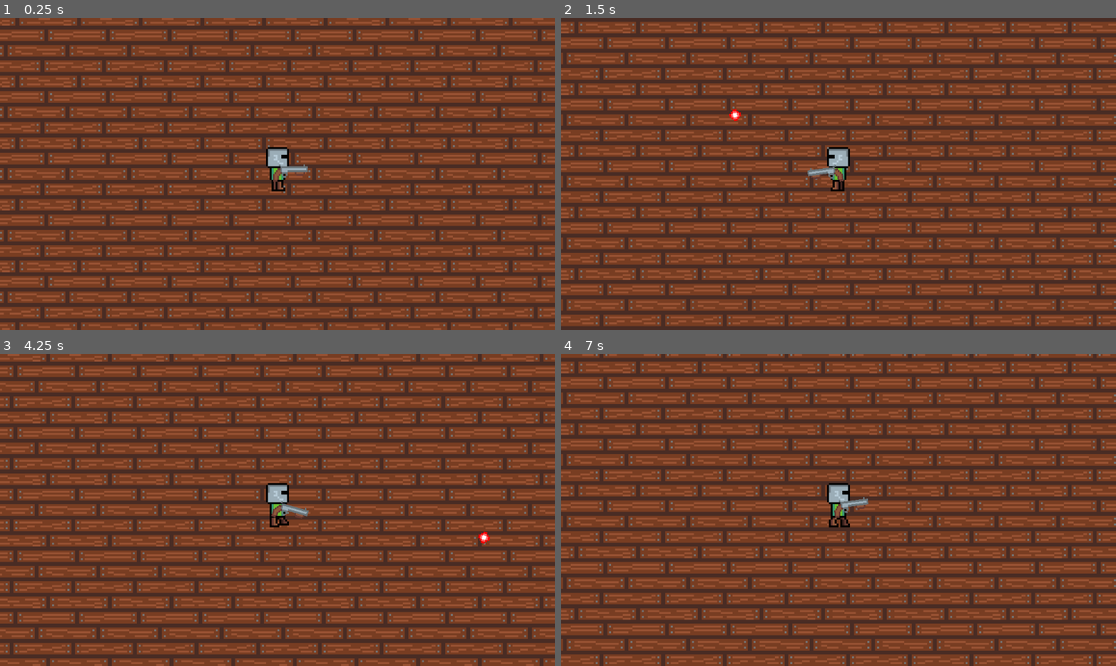
Above: before the commit, frames 1-4 (two rows, left to right).
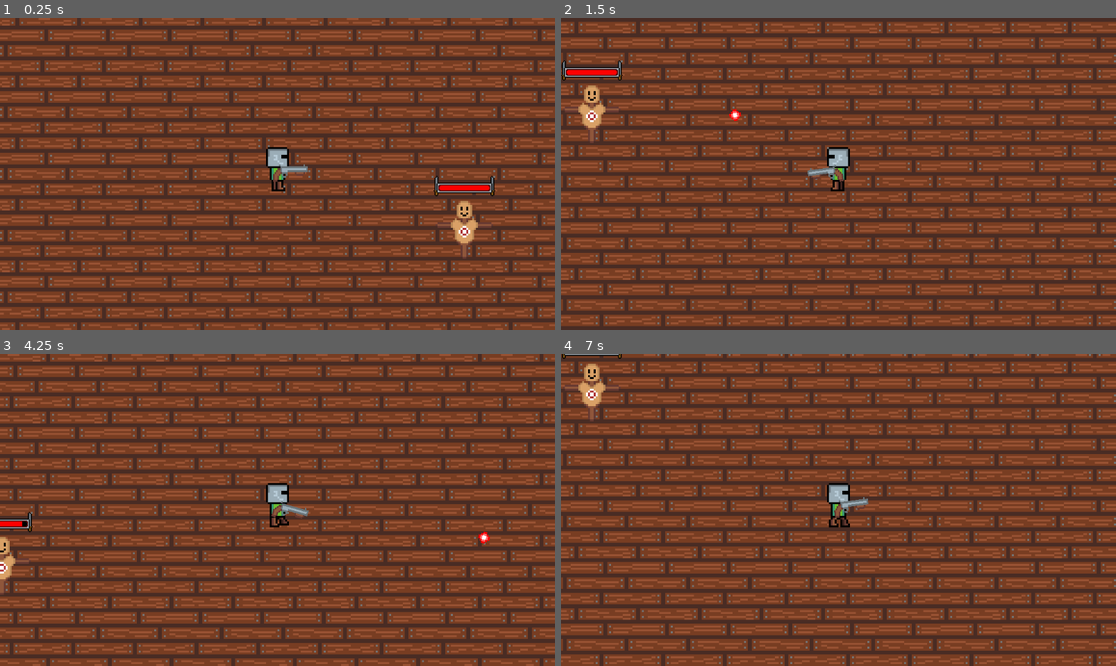
Above: after the commit, the same moments.

Repository: I-Sicarius-I/roguelike-top-down-game-remake
Game: Godot game, scene res://scenes/main.tscn
Two runs of this game, one before a commit and one after it. Both use one fixed random seed, a clock stepped at 60 frames per second and the inputs below.
Inputs (mouse positions are in pixels of both pictures, inside the frame that each line leads up to):
- Up to frame 1 (0.25 s): no input
- Up to frame 2 (1.5 s): move the mouse to (960, 158) at 0.52 s; hold D (move_right) 0.53-1.28 s; hold Shift (use_ability, bound only after the commit) 0.53-1.28 s; move the mouse to (727, 189) at 1.27 s; hold S (move_down) from 1.28 s (still down); click (727, 189) at 1.35 s
- Up to frame 3 (4.25 s): tap Shift (use_ability, bound only after the commit) at 1.55, 2.85, 3.8 s; move the mouse to (333, 441) at 2.02 s; release S (move_down) at 2.03 s; hold D (move_right) 2.03-2.78 s; hold Shift (use_ability, bound only after the commit) 2.03-2.78 s; move the mouse to (249, 572) at 2.77 s; hold W (move_up) 2.78-3.53 s; move the mouse to (444, 556) at 3.52 s; press the mouse at (444, 556) at 3.53 s; hold A (move_left) from 3.53 s (still down)
- Up to frame 4 (7 s): move the mouse to (672, 463) at 4.27 s; release the mouse at (672, 463) at 4.28 s; tap Shift (use_ability, bound only after the commit) at 4.35, 6.05 s; move the mouse to (866, 510) at 5.02 s; release A (move_left) at 5.03 s; hold S (move_down) 5.03-5.78 s; hold Shift (use_ability, bound only after the commit) 5.03-5.78 s; move the mouse to (755, 432) at 5.77 s; hold D (move_right) 5.78-6.53 s; click (755, 432) at 5.85 s; move the mouse to (960, 494) at 6.52 s; hold W (move_up) from 6.53 s (still down); hold Shift (use_ability, bound only after the commit) from 6.53 s (still down)

The runs differ from the first frame. In frame 1, 0.9% of the frame differs, in the area x 78-90%, y 50-78%; in frame 2, 0.9%, in the area x 0-12%, y 13-41%; in frame 3, 0.5%; in frame 4, 0.6%.

Commit message:
Added enemy healthbar

Diff:
--- a/project.godot
+++ b/project.godot
@@ -52,6 +52,13 @@
 "events": [Object(InputEventMouseButton,"resource_local_to_scene":false,"resource_name":"","device":-1,"window_id":0,"a …(258 unchanged characters)…
 ]
 }
+use_ability={
+"deadzone": 0.2,
+"events": [Object(InputEventKey,"resource_local_to_scene":false,"resource_name":"","device":-1,"window_id":0,"alt_pressed":false,"shift_pressed":false,"ctrl_pressed":false,"meta_pressed":false,"pressed":false,"keycode":0,"physical_keycode":4194325,"key_label":0,"unicode":0,"location":0,"echo":false,"script":null)
+, Object(InputEventKey,"resource_local_to_scene":false,"resource_name":"","device":-1,"window_id":0,"alt_pressed":false,"shift_pressed":false,"ctrl_pressed":false,"meta_pressed":false,"pressed":false,"keycode":0,"physical_keycode":4194328,"key_label":0,"unicode":0,"location":0,"echo":false,"script":null)
+, Object(InputEventKey,"resource_local_to_scene":false,"resource_name":"","device":-1,"window_id":0,"alt_pressed":false,"shift_pressed":false,"ctrl_pressed":false,"meta_pressed":false,"pressed":false,"keycode":0,"physical_keycode":4194326,"key_label":0,"unicode":0,"location":0,"echo":false,"script":null)
+]
+}
 
 [physics]
 
--- a/scenes/ability_item.tscn
+++ b/scenes/ability_item.tscn
@@ -13,3 +13,5 @@
 
 [node name="CollisionShape2D" type="CollisionShape2D" parent="Hitbox" unique_id=2091220083]
 shape = SubResource("RectangleShape2D_ddyrc")
+
+[node name="CooldownTimer" type="Timer" parent="." unique_id=1866286574]
--- /dev/null
+++ b/scenes/dummy_enemy.tscn
@@ -0,0 +1,83 @@
+[gd_scene format=3 uid="uid://8au0kq53cjkq"]
+
+[ext_resource type="Script" uid="uid://o7ps5g58j5ql" path="res://scripts/dummy.gd" id="1_thcns"]
+[ext_resource type="Texture2D" uid="uid://dwdp7omcuw8qb" path="res://assets/enemies/dummy/dummy.png" id="2_fah2s"]
+[ext_resource type="PackedScene" uid="uid://1ka7vjqi7n6r" path="res://scenes/enemy_healthbar.tscn" id="3_fah2s"]
+
+[sub_resource type="AtlasTexture" id="AtlasTexture_k5f3b"]
+atlas = ExtResource("2_fah2s")
+region = Rect2(0, 32, 32, 32)
+
+[sub_resource type="AtlasTexture" id="AtlasTexture_6m2ry"]
+atlas = ExtResource("2_fah2s")
+region = Rect2(32, 32, 32, 32)
+
+[sub_resource type="AtlasTexture" id="AtlasTexture_w4gkx"]
+atlas = ExtResource("2_fah2s")
+region = Rect2(64, 32, 32, 32)
+
+[sub_resource type="AtlasTexture" id="AtlasTexture_fva3d"]
+atlas = ExtResource("2_fah2s")
+region = Rect2(96, 32, 32, 32)
+
+[sub_resource type="AtlasTexture" id="AtlasTexture_v72lb"]
+atlas = ExtResource("2_fah2s")
+region = Rect2(128, 32, 32, 32)
+
+[sub_resource type="AtlasTexture" id="AtlasTexture_p3fdn"]
+atlas = ExtResource("2_fah2s")
+region = Rect2(0, 0, 32, 32)
+
+[sub_resource type="SpriteFrames" id="SpriteFrames_vk0ha"]
+animations = [{
+"frames": [{
+"duration": 1.0,
+"texture": SubResource("AtlasTexture_k5f3b")
+}, {
+"duration": 1.0,
+"texture": SubResource("AtlasTexture_6m2ry")
+}, {
+"duration": 1.0,
+"texture": SubResource("AtlasTexture_w4gkx")
+}, {
+"duration": 1.0,
+"texture": SubResource("AtlasTexture_fva3d")
+}, {
+"duration": 1.0,
+"texture": SubResource("AtlasTexture_v72lb")
+}],
+"loop": false,
+"name": &"damage",
+"speed": 15.0
+}, {
+"frames": [{
+"duration": 1.0,
+"texture": SubResource("AtlasTexture_p3fdn")
+}],
+"loop": true,
+"name": &"idle",
+"speed": 5.0
+}]
+
+[sub_resource type="RectangleShape2D" id="RectangleShape2D_ynn4s"]
+size = Vector2(30, 31)
+
+[node name="DummyEnemy" type="CharacterBody2D" unique_id=909042239]
+script = ExtResource("1_thcns")
+metadata/_custom_type_script = "uid://cvqjnpwm0p51y"
+
+[node name="animation" type="AnimatedSprite2D" parent="." unique_id=159520479]
+sprite_frames = SubResource("SpriteFrames_vk0ha")
+animation = &"damage"
+autoplay = "idle"
+frame = 4
+frame_progress = 1.0
+
+[node name="CollisionShape2D" type="CollisionShape2D" parent="." unique_id=517914405]
+shape = SubResource("RectangleShape2D_ynn4s")
+
+[node name="DamageCooldown" type="Timer" parent="." unique_id=1896044247]
+
+[node name="EnemyHealthbar" parent="." unique_id=1962675898 instance=ExtResource("3_fah2s")]
+offset_top = -28.0
+offset_bottom = 12.0
--- /dev/null
+++ b/scenes/enemy_abstract.tscn
@@ -0,0 +1,13 @@
+[gd_scene format=3 uid="uid://d1ms6ufem7non"]
+
+[ext_resource type="Script" uid="uid://cvqjnpwm0p51y" path="res://scripts/enemy.gd" id="1_nql3w"]
+[ext_resource type="PackedScene" uid="uid://1ka7vjqi7n6r" path="res://scenes/enemy_healthbar.tscn" id="2_krt3e"]
+
+[node name="Enemy" type="CharacterBody2D" unique_id=1961245700]
+script = ExtResource("1_nql3w")
+
+[node name="animation" type="AnimatedSprite2D" parent="." unique_id=346823272]
+
+[node name="hitbox" type="CollisionShape2D" parent="." unique_id=150177066]
+
+[node name="EnemyHealthbar" parent="." unique_id=1962675898 instance=ExtResource("2_krt3e")]
--- /dev/null
+++ b/scenes/enemy_healthbar.tscn
@@ -0,0 +1,15 @@
+[gd_scene format=3 uid="uid://1ka7vjqi7n6r"]
+
+[ext_resource type="Texture2D" uid="uid://87fofv5ww11f" path="res://assets/ui/enemy_healthbar_under.png" id="1_wgdai"]
+[ext_resource type="Texture2D" uid="uid://byu63fr2vupve" path="res://assets/ui/enemy_healthbar_over.png" id="2_hy7op"]
+[ext_resource type="Texture2D" uid="uid://bo6ii6jomymvy" path="res://assets/ui/enemy_healthbar_progress.png" id="3_dcih6"]
+
+[node name="healthbar" type="TextureProgressBar" unique_id=1014815549]
+offset_left = -16.0
+offset_top = -16.0
+offset_right = 48.0
+offset_bottom = 24.0
+scale = Vector2(0.5, 0.5)
+texture_under = ExtResource("1_wgdai")
+texture_over = ExtResource("2_hy7op")
+texture_progress = ExtResource("3_dcih6")
--- a/scenes/main.tscn
+++ b/scenes/main.tscn
@@ -2,6 +2,7 @@
 
 [ext_resource type="PackedScene" uid="uid://c4bimrdpiste1" path="res://scenes/player.tscn" id="1_o5qli"]
 [ext_resource type="Texture2D" uid="uid://bacx266217ch" path="res://assets/tilesets/TilesetTest.png" id="2_0wfyh"]
+[ext_resource type="PackedScene" uid="uid://8au0kq53cjkq" path="res://scenes/dummy_enemy.tscn" id="3_sugp2"]
 
 [sub_resource type="TileSetAtlasSource" id="TileSetAtlasSource_sugp2"]
 texture = ExtResource("2_0wfyh")
@@ -48,3 +49,6 @@
 
 [node name="Player" parent="." unique_id=986945971 instance=ExtResource("1_o5qli")]
 position = Vector2(-16, -4)
+
+[node name="DummyEnemy" parent="." unique_id=1658941377 instance=ExtResource("3_sugp2")]
+position = Vector2(81, 24)
--- a/scripts/ability_item.gd
+++ b/scripts/ability_item.gd
@@ -2,6 +2,8 @@
 
 extends Item
 
+const COOLDOWN_TIME = 3.
+const INVISIBILITY = 0.75
 
 # Called when the node enters the scene tree for the first time.
 func _ready() -> void:
@@ -11,3 +13,7 @@
 # Called every frame. 'delta' is the elapsed time since the previous frame.
 func _process(delta: float) -> void:
 	pass
+
+func _use_ability(body: Node2D) -> void:
+	if body.name == "Player" and Input.is_action_pressed("use_ability"):
+		pass
--- a/scripts/bullet_item.gd
+++ b/scripts/bullet_item.gd
@@ -17,5 +17,7 @@
 
 
 func _deal_damage(amount: float, body: Node2D) -> void:
-	if body.name.to_lower().contains("enemy"):
+	var lower_name = body.name.to_lower()
+
+	if lower_name.contains("enemy"):
 		body.take_damage(amount)
--- /dev/null
+++ b/scripts/dummy.gd
@@ -0,0 +1,21 @@
+extends Enemy
+
+
+# Called when the node enters the scene tree for the first time.
+func _ready() -> void:
+	max_health = 150.
+	health = max_health
+	super._ready()
+
+
+# Called every frame. 'delta' is the elapsed time since the previous frame.
+func _process(delta: float) -> void:
+	pass
+
+
+
+
+func _die() -> void:
+	health = max_health
+
+	_update_healthbar()
--- /dev/null
+++ b/scripts/enemy.gd
@@ -0,0 +1,39 @@
+class_name Enemy
+
+extends CharacterBody2D
+
+@onready var healthbar: TextureProgressBar = $EnemyHealthbar
+@onready var animation: AnimatedSprite2D = $animation
+
+var health: float
+var max_health: float
+# Called when the node enters the scene tree for the first time.
+func _ready() -> void:
+	healthbar.min_value = 0.
+	healthbar.max_value = 100.
+	healthbar.value = healthbar.max_value
+
+# Called every frame. 'delta' is the elapsed time since the previous frame.
+func _process(delta: float) -> void:
+	pass
+
+func take_damage(amount: float) -> void:
+	health -= amount
+
+	_update_healthbar()
+
+
+	animation.play("damage")
+
+	if health <= 0.:
+		_die()
+
+	# debug
+	print("%s: [%.2f / %.2f]" % [self.name, health, max_health])
+
+
+func _update_healthbar() -> void:
+	healthbar.value = (health * 100.) / max_health
+
+func _die() -> void:
+	pass
Binary file added: assets/enemies/dummy/dummy.png
Not shown, added: assets/enemies/dummy/dummy.png.import
Binary file changed: assets/ui/EnemyHealthbar.png
Binary file added: assets/ui/enemy_healthbar_over.png
Not shown, added: assets/ui/enemy_healthbar_over.png.import
Binary file added: assets/ui/enemy_healthbar_progress.png
Not shown, added: assets/ui/enemy_healthbar_progress.png.import
Binary file added: assets/ui/enemy_healthbar_under.png
Not shown, added: assets/ui/enemy_healthbar_under.png.import
Not shown, added: scripts/dummy.gd.uid
Not shown, added: scripts/enemy.gd.uid
